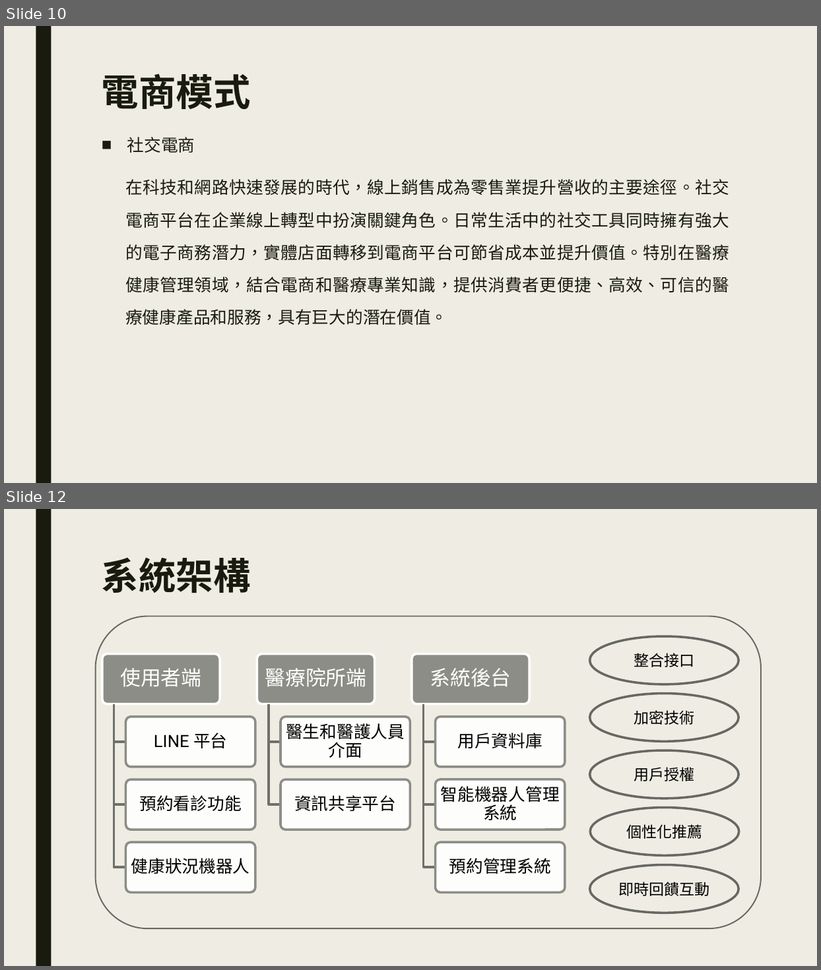
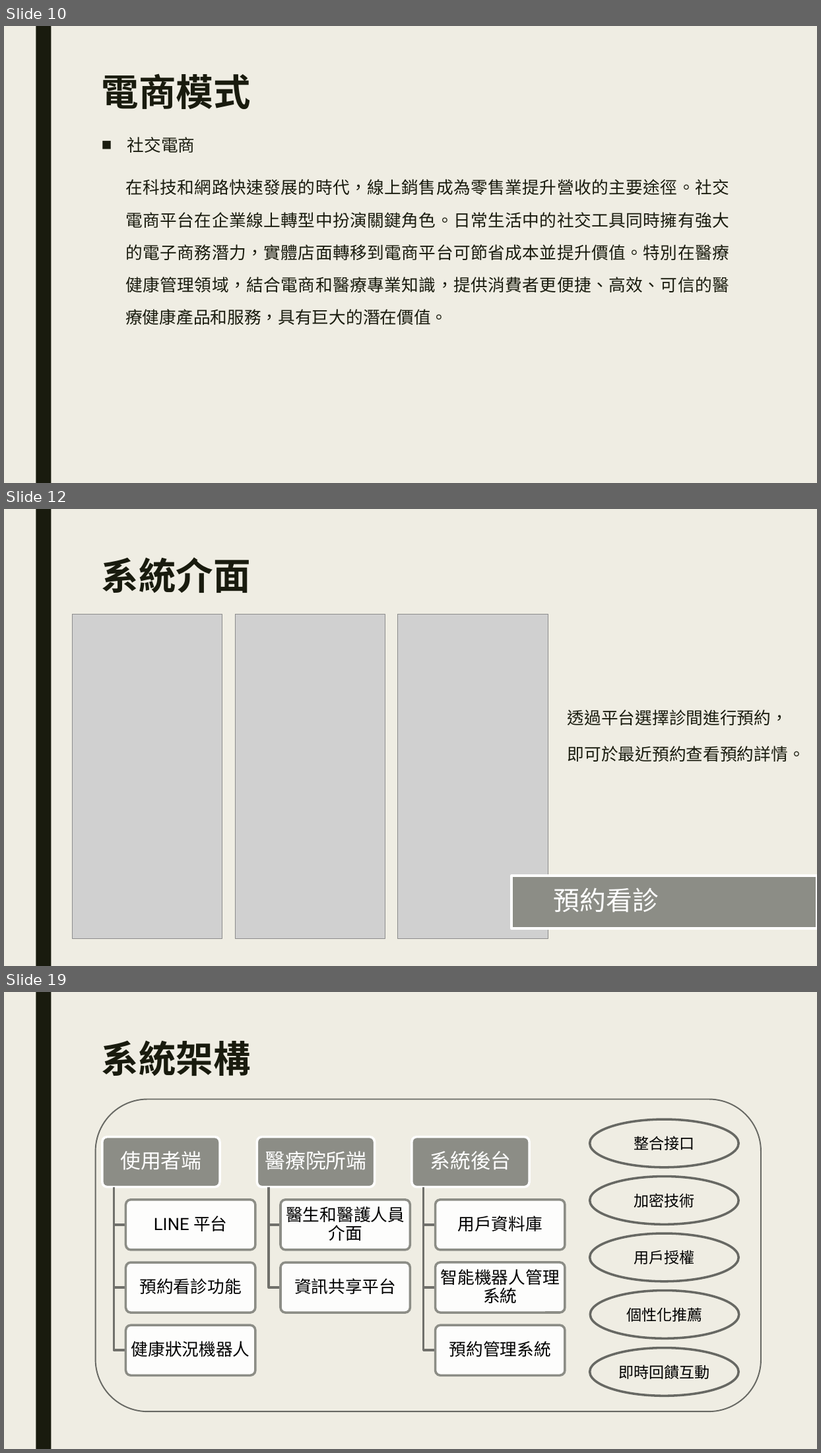
Before and after one commit to plum0411/e-commerce, a slide deck: LINE在電商領域能提出之新功能.pptx. Shown one above the other, each under a label of ours: slides 10 and 12 before the commit, slides 10, 12 and 19 after it; the slides between them are not shown. The pictures are 821x970 and 821x1453 pixels, drawn with LibreOffice and Linux fonts; fonts in the diff are those of the drawing; grey boxes stand for pictures. Boxes give left, top, right and bottom in pixels: in the first picture for what was removed or moved away, otherwise in the second. Text is boxed around its words. In the diff, an @@ line names an element or a change of style, - is before the commit and + after.

Commit message:
add PPT UI/fix word image bug

```diff
--- a/LINE在電商領域能提出之新功能.pptx
+++ b/LINE在電商領域能提出之新功能.pptx
@@ slide 12 added at (4, 509, 817, 966), background #EFEDE3; not listed: 1 template element that a slide beside it also shows @@
@@ title added at (102, 557, 251, 593), 44 pt, text #191B0E, bold @@
+系統介面
@@ picture added at (73, 615, 222, 939) @@
@@ picture added at (235, 615, 385, 939) @@
@@ picture added at (398, 615, 548, 939) @@
@@ text added at (568, 710, 805, 762), 20 pt, text #191B0E @@
+  透過平台選擇診間進行預約，
+  即可於最近預約查看預約詳情。
@@ rectangle added at (512, 876, 817, 929), fill #8C8D86, outline #FFFFFF 2.75 pt @@
@@ text added at (554, 888, 659, 912), 31 pt, text #FFFFFF @@
+預約看診
@@ what was slide 12 is now slide 19 @@
```
Also in this commit, not shown: 1 slide changed, 6 other slides added, 1 other file.
